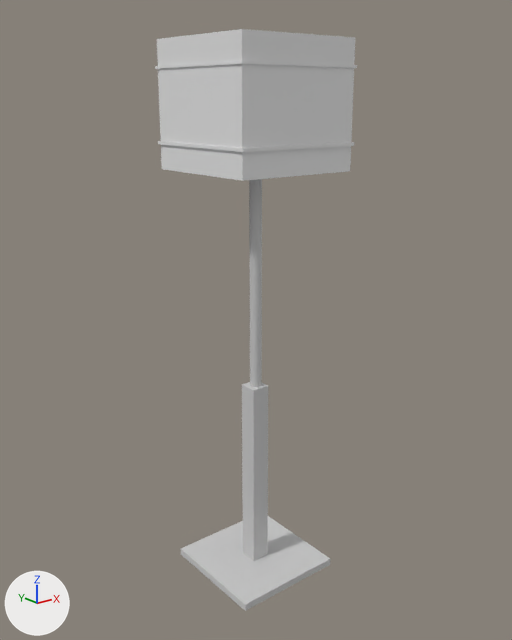
What one commit did to the FBX model The Olympics/Assets/Materials/3d models/vip room/Lamps/stand_lamp.FBX.
Camera for both pictures: a camera (50 mm lens) standing at (-1.8, -2.26, 2.09) and looking at (0.02, 0.01, 1.18). Arrows for +X, +Y and +Z are at lower left; the lights stay in place. Where no turn or scale is listed for an object, it has been applied to the vertices.

The first picture shows 'Box001', 'stand lamp'.
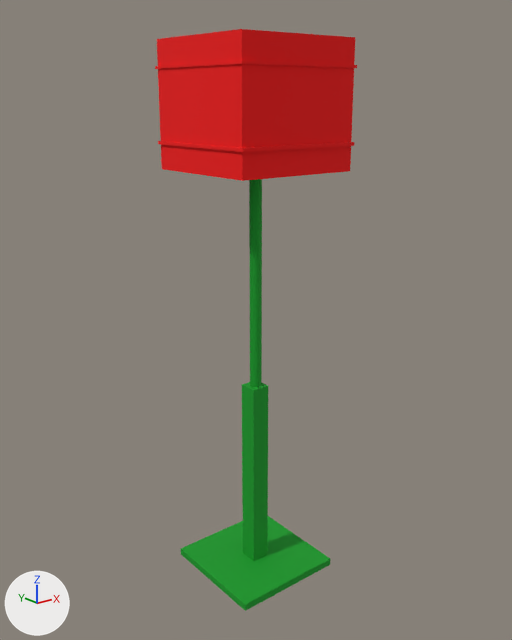
Pixel boxes (x1, y1, x2, y2) of what changed, in the pictures (512 x 640 px):
'Box001', recoloured (grey to red)
    both: (155, 29, 357, 181)
'stand lamp', recoloured (grey to green)
    both: (181, 179, 331, 611)

Patch to the scene script:
```diff
--- a/The Olympics/Assets/Materials/3d models/vip room/Lamps/stand_lamp.FBX.py
+++ b/The Olympics/Assets/Materials/3d models/vip room/Lamps/stand_lamp.FBX.py
@@ mat_03___default @@
 mat_03___default = principled_material('03 - Default')
-mat_03___default.base_color = (0.588, 0.588, 0.588)  # light grey #cacaca
+mat_03___default.base_color = (0.0, 0.325, 0.0157)  # green #009a22
 mat_03___default.roughness = 0.859
@@ mat_01___default @@
+mat_01___default = principled_material('01 - Default')
+mat_01___default.base_color = (0.933, 0.0, 0.0)  # red #f70000
+mat_01___default.roughness = 0.896
@@ me_mesh_001 @@
 me_mesh_001.from_pydata(...)  # 44 vertices, 82 faces; spans x -0.276..0.276, y -0.281..0.281, z -0.36..0.134
+me_mesh_001.materials.append(mat_01___default)  # red #f70000
```
